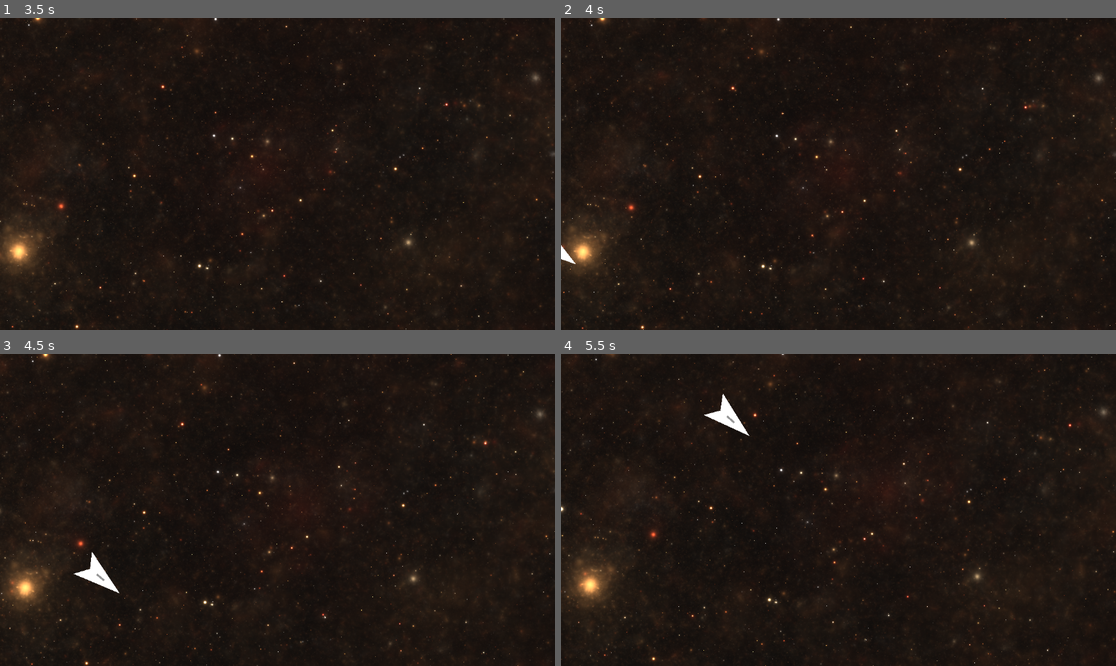
Above: before the commit, frames 1-4 (two rows, left to right).
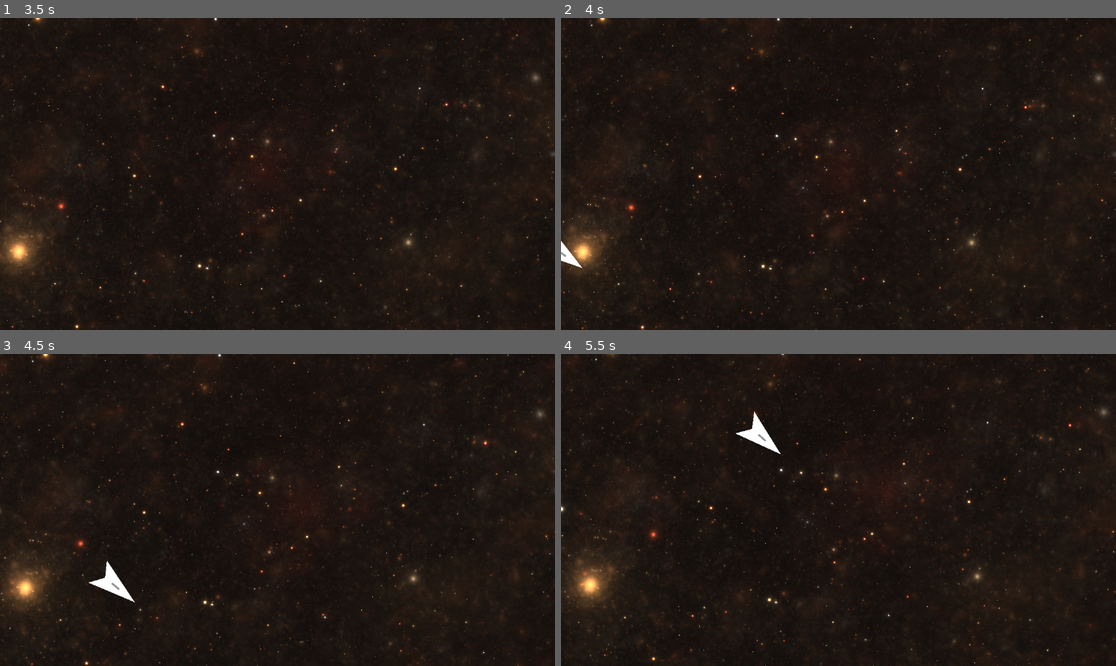
Above: after the commit, the same moments.

Repository: FKD13/Void-Protocol
Game: Godot game, scene res://root.tscn
The game is run twice, just before and just after one commit, with the same random seed, the same clock (stepped at 60 frames per second) and the same inputs.
Inputs:
- Up to frame 1 (3.5 s): tap Enter at 0.5 s; hold Right (ui_right) 0.53-1.28 s; hold L 0.53-1.28 s; tap Space at 0.77, 1.52, 3.02 s; tap M at 0.8, 1.35, 2.3, 2.85 s; hold Down (ui_down) 1.28-2.03 s; tap L at 1.55, 3.05 s; hold Right (ui_right) 2.03-2.78 s; hold L 2.03-2.78 s; hold Up (ui_up) from 2.78 s (still down)
- Up to frame 2 (4 s): release Up (ui_up) at 3.53 s; hold Left (ui_left) from 3.53 s (still down); hold K from 3.53 s (still down); tap Space at 3.77 s; tap M at 3.8 s
- Up to frame 3 (4.5 s): keep holding Left (ui_left); release K at 4.28 s; tap J at 4.35 s
- Up to frame 4 (5.5 s): tap Space at 4.52 s; tap L at 4.55 s; release Left (ui_left) at 5.03 s; hold Down (ui_down) from 5.03 s (still down); hold L from 5.03 s (still down); tap M at 5.3 s

Frame 1 is identical in both runs. In frame 2, less than 0.1% of the frame differs, in the area x 0-4%, y 71-81%; in frame 3, 0.5%; in frame 4, 0.7%, in the area x 25-40%, y 12-33%.
Error before the commit: Attempt to call function 'gun_shoot_request' in base 'null instance' on a null instance. (res://local_input.gd:31)
Error after the commit: Attempt to call function 'gun_shoot' in base 'null instance' on a null instance. (res://local_input.gd:31)

Commit message:
some more code

Diff:
--- a/local_input.gd
+++ b/local_input.gd
@@ -26,6 +26,6 @@
 # 	if Input.is_key_pressed(KEY_J):
 # 		gun_left()
 	if Input.is_key_pressed(KEY_L):
-		$Ship.gun_shoot_request(true)
+		$Ship.gun_shoot()
 	if Input.is_key_pressed(KEY_M):
-		$Ship2.gun_shoot_request(true)
+		$Ship2.gun_shoot()
--- a/rigid_body_2d.gd
+++ b/rigid_body_2d.gd
@@ -19,9 +19,7 @@
 	# Barrel Rotation
 	$Barrel.rotate(delta * 0.1 * (-_gun_left * _gun_right))
 	# Shoot
-	var now = Time.get_ticks_msec()
-	if _gun_shoot and now - _last_shot > 1000:
-		_last_shot = now
+	if _gun_shoot:
 		_gun_shoot = false
 		# Move ship
 		apply_central_force(10000*Vector2(cos($Barrel.rotation+rotation-PI), sin($Barrel.rotation+rotation-PI)))
@@ -53,5 +51,8 @@
 	if 0 <= percentage and percentage <= 1:
 		_gun_left = percentage
 
-func gun_shoot_request(shoot: bool) -> void:
-	_gun_shoot = shoot
+func gun_shoot() -> void:
+	var now = Time.get_ticks_msec()
+	if now - _last_shot > 1000:
+		_last_shot = now
+		_gun_shoot = true
--- a/root.tscn
+++ b/root.tscn
@@ -31,6 +31,15 @@
 [node name="Server" type="Node" parent="."]
 script = ExtResource("5_exiiw")
 
+[node name="ShipContainer" type="Node2D" parent="Server"]
+script = ExtResource("5_7hd3b")
+
+[node name="Ship2" parent="Server/ShipContainer" instance=ExtResource("1_mhsl7")]
+position = Vector2(1987, 624)
+
+[node name="Ship" parent="Server/ShipContainer" instance=ExtResource("1_mhsl7")]
+position = Vector2(1078, 622)
+
 [node name="CanvasLayer" type="CanvasLayer" parent="."]
 layer = -1
 
@@ -48,12 +57,3 @@
 metadata/_edit_group_ = true
 
 [node name="Camera2D" type="Camera2D" parent="FreeCam"]
-
-[node name="ShipContainer" type="Node2D" parent="."]
-script = ExtResource("5_7hd3b")
-
-[node name="Ship2" parent="ShipContainer" instance=ExtResource("1_mhsl7")]
-position = Vector2(1987, 624)
-
-[node name="Ship" parent="ShipContainer" instance=ExtResource("1_mhsl7")]
-position = Vector2(1078, 622)
--- a/socket_server.gd
+++ b/socket_server.gd
@@ -1,10 +1,14 @@
 extends Node
+
+var ship = preload("res://ship.tscn")
 
 var socket = WebSocketPeer.new()
 var is_announced = false
 
+@export var URL: String = "ws://192.168.0.139:7000"
+
 func _ready():
-	socket.connect_to_url("ws://127.0.0.1:7000")
+	socket.connect_to_url(URL)
 
 func _process(delta):
 	socket.poll()
@@ -16,11 +20,11 @@
 
 		while socket.get_available_packet_count():
 			var packet_data = socket.get_packet()
-			print("Packet: ", packet_data)
 			var msg_str = packet_data.get_string_from_utf8()
 			print(msg_str)
-			var msg_ojb = JSON.parse_string(msg_str)
-			print(msg_ojb)
+			_handle_message(JSON.parse_string(msg_str))
+	elif state == WebSocketPeer.STATE_CONNECTING:
+		pass
 	elif state == WebSocketPeer.STATE_CLOSING:
 		# Keep polling to achieve proper close.
 		pass
@@ -28,4 +32,62 @@
 		var code = socket.get_close_code()
 		var reason = socket.get_close_reason()
 		print("WebSocket closed with code: %d, reason %s. Clean: %s" % [code, reason, code != -1])
-		set_process(false) # Stop processing.
+		is_announced = false
+		socket.connect_to_url(URL)
+
+		# set_process(false) # Stop processing.
+
+func _handle_message(message: Dictionary):
+	match message.type:
+		"registration":
+			_registration(message)
+		"turn_right":
+			_turn_right(message)
+		"turn_left":
+			_turn_left(message)
+		"thrust_forward":
+			_thrust_forward(message)
+		"gun_turn_right":
+			_gun_turn_right(message)
+		"gun_turn_left":
+			_gun_turn_left(message)
+		"gun_shoot":
+			_gun_shoot(message)
+		var unkown_action:
+			print("Got unkown action: %s" % [unkown_action])
+
+func _registration(message: Dictionary):
+	var new_ship = ship.instantiate()
+	new_ship.name = message.client_id
+
+	$ShipContainer.add_child(new_ship)
+
+func _turn_right(message: Dictionary):
+	var current_ship = $ShipContainer.get_node(message.client_id)
+	if current_ship != null:
+		current_ship.thrust_right(message.value)
+
+func _turn_left(message: Dictionary):
+	var current_ship = $ShipContainer.get_node(message.client_id)
+	if current_ship != null:
+		current_ship.thrust_left(message.value)
+
+func _thrust_forward(message: Dictionary):
+	var current_ship = $ShipContainer.get_node(message.client_id)
+	if current_ship != null:
+		current_ship.thrust_forward(message.value)
+
+func _gun_turn_right(message: Dictionary):
+	var current_ship = $ShipContainer.get_node(message.client_id)
+	if current_ship != null:
+		current_ship.gun_right(message.value)
+
+func _gun_turn_left(message: Dictionary):
+	var current_ship = $ShipContainer.get_node(message.client_id)
+	if current_ship != null:
+		current_ship.gun_left(message.value)
+
+func _gun_shoot(message: Dictionary):
+	var current_ship = $ShipContainer.get_node(message.client_id)
+	if current_ship != null:
+		current_ship.gun_shoot()
